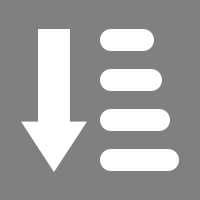
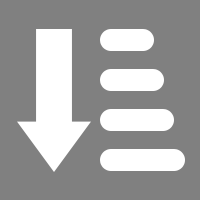
Before/after of a 200 × 200 layered artwork. What changed in the layer stack:
painted on "Shape 1" over [17, 29, 91, 172]
painted on "Rounded Rectangle 1 copy 3" over [168, 149, 185, 171]
painted on "Rounded Rectangle 1 copy 2" over [159, 109, 174, 131]
painted on "Rounded Rectangle 1 copy" over [151, 69, 164, 91]
